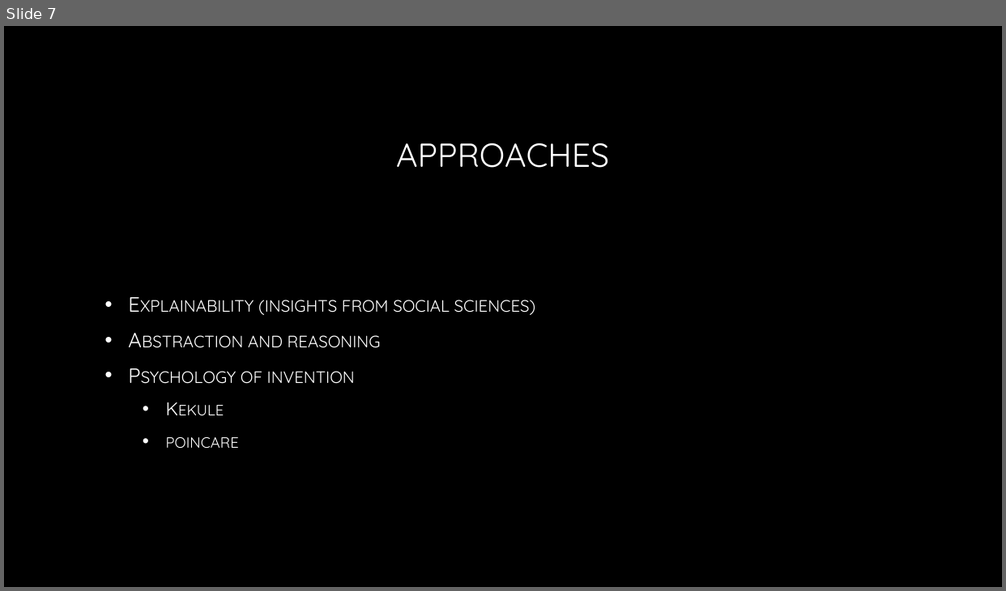
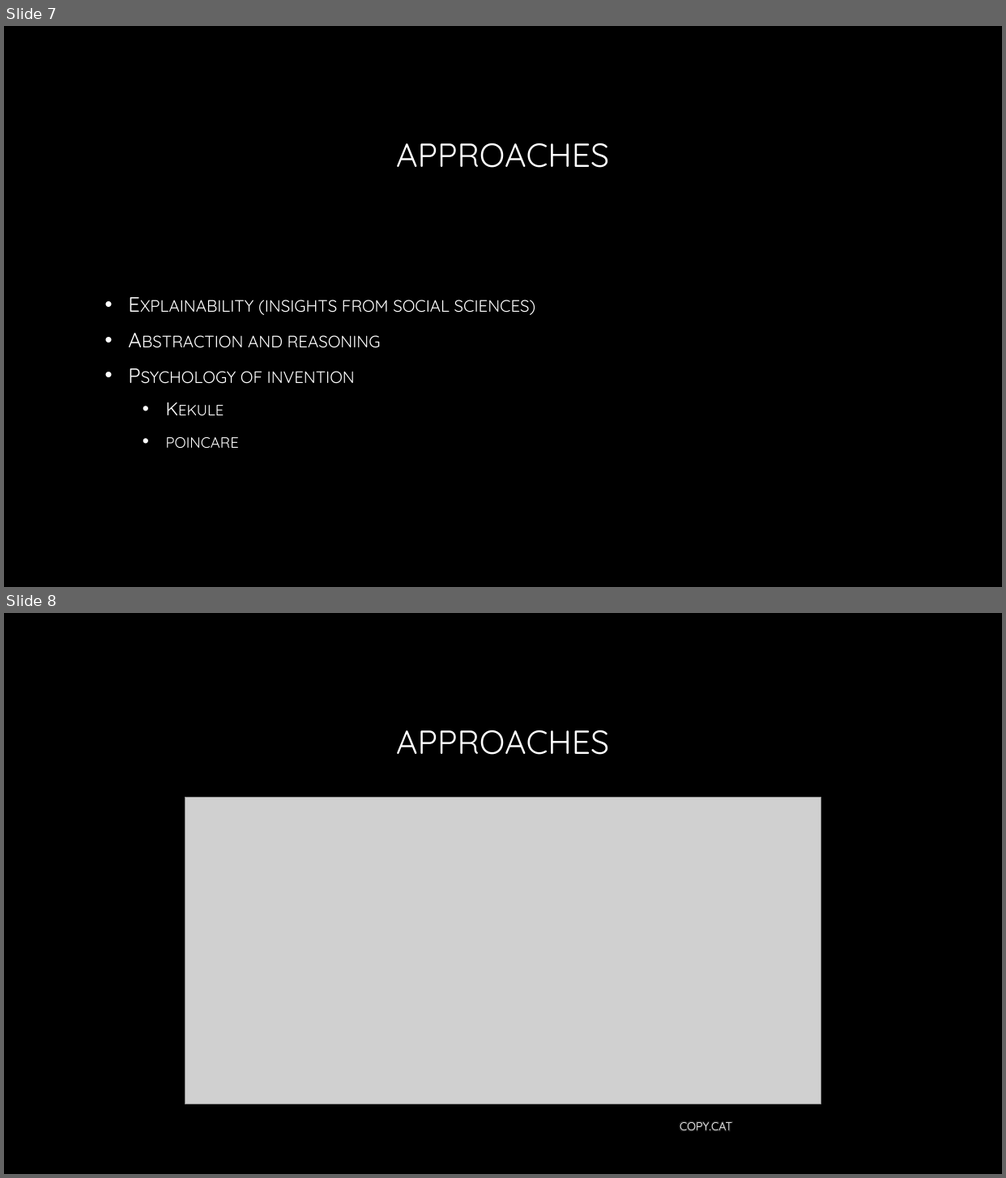
Before and after one commit to neelsoumya/special_topics_unconventional_AI, a slide deck: intro.pptx. Shown one above the other, each under a label of ours: slide 7 before the commit, slides 7 and 8 after it. The pictures are 1006x591 and 1006x1178 pixels, drawn with LibreOffice and Linux fonts; fonts in the diff are those of the drawing; grey boxes stand for pictures; background and template pictures are left out. Boxes give left, top, right and bottom in pixels: in the first picture for what was removed or moved away, otherwise in the second. Text is boxed around its words. In the diff, an @@ line names an element or a change of style, - is before the commit and + after.

```diff
--- a/intro.pptx
+++ b/intro.pptx
@@ slide 8 added at [4, 613, 1002, 1174], background picture (left out) @@
@@ title added at [396, 730, 609, 755], 32 pt, text gradient #FFFFFF to #A6A6A6 @@
+APPROACHES
@@ picture added at [185, 798, 820, 1104] @@
@@ text added at [680, 1122, 732, 1131], 11 pt, text gradient #FFFFFF to #A6A6A6 @@
+COPY.CAT
```
Also in this commit, not shown: 1 other slide added, 1 other file.
